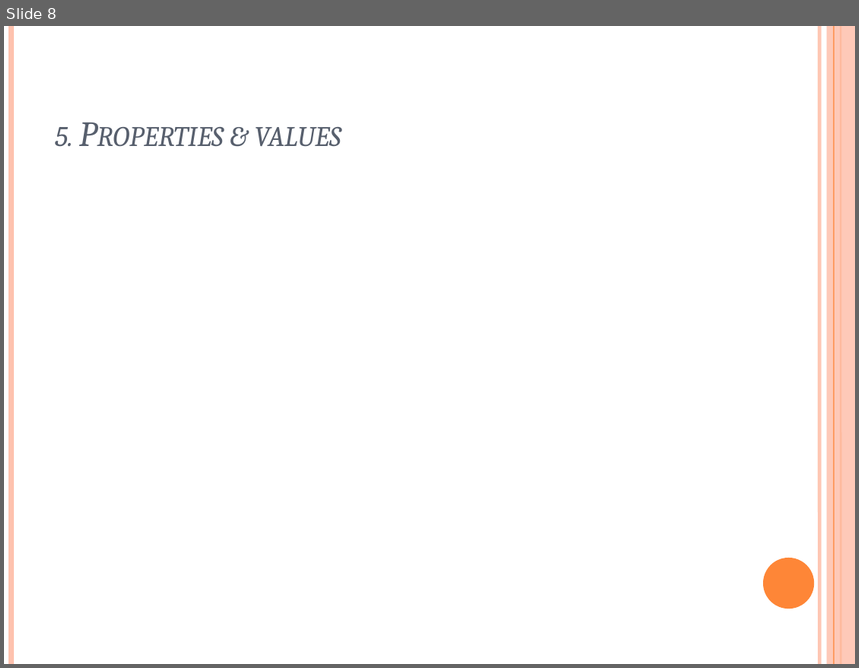
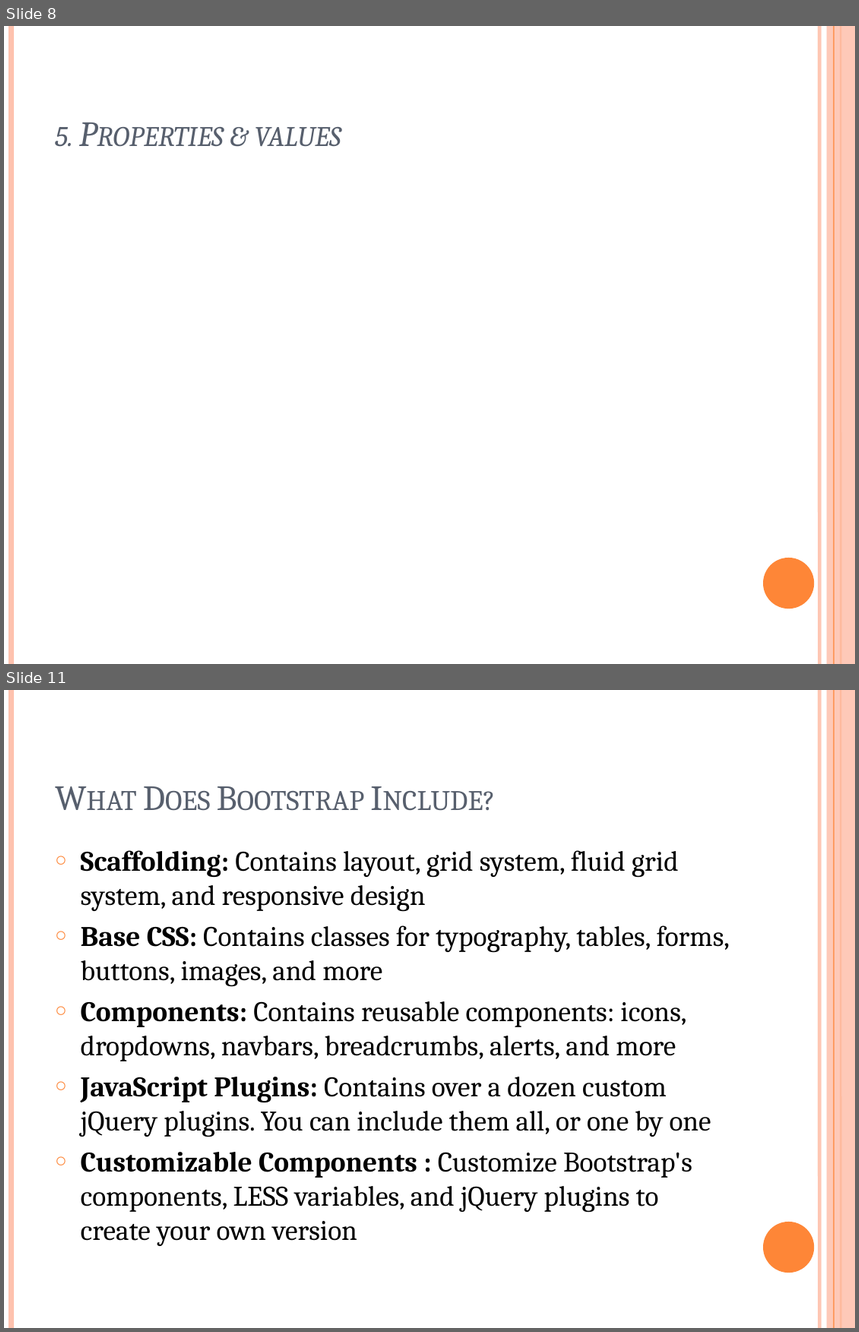
Before and after one commit to Group2FPTUniversity/Presentations, a slide deck: Presentation CSS.pptx. Shown one above the other, each under a label of ours: slide 8 before the commit, slides 8 and 11 after it; the slides between them are not shown. The pictures are 859x668 and 859x1332 pixels, drawn with LibreOffice and Linux fonts; fonts in the diff are those of the drawing. Boxes give left, top, right and bottom in pixels: in the first picture for what was removed or moved away, otherwise in the second. Text is boxed around its words. In the diff, an @@ line names an element or a change of style, - is before the commit and + after.

```diff
--- a/Presentation CSS.pptx
+++ b/Presentation CSS.pptx
@@ slide 11 added at (x1=4, y1=690, x2=855, y2=1328), background #FFFFFF; not listed: 6 template elements that a slide beside it also shows @@
@@ title added at (x1=47, y1=716, x2=742, y2=822), 30 pt, text #575F6D, small capitals @@
+What Does Bootstrap Include?
@@ text added at (x1=81, y1=850, x2=731, y2=1246), 24 pt, text #000000 @@
+○ Scaffolding: Contains layout, grid system, fluid grid system, and responsive design
+○ Base CSS: Contains classes for typography, tables, forms, buttons, images, and more
+○ Components: Contains reusable components: icons, dropdowns, navbars, breadcrumbs, alerts, and more
+○ JavaScript Plugins: Contains over a dozen custom jQuery plugins. You can include them all, or one by one
+○ Customizable Components : Customize Bootstrap's components, LESS variables, and jQuery plugins to create your own version
```
Also in this commit, not shown: 1 slide changed, 5 other slides added, 1 other file.
